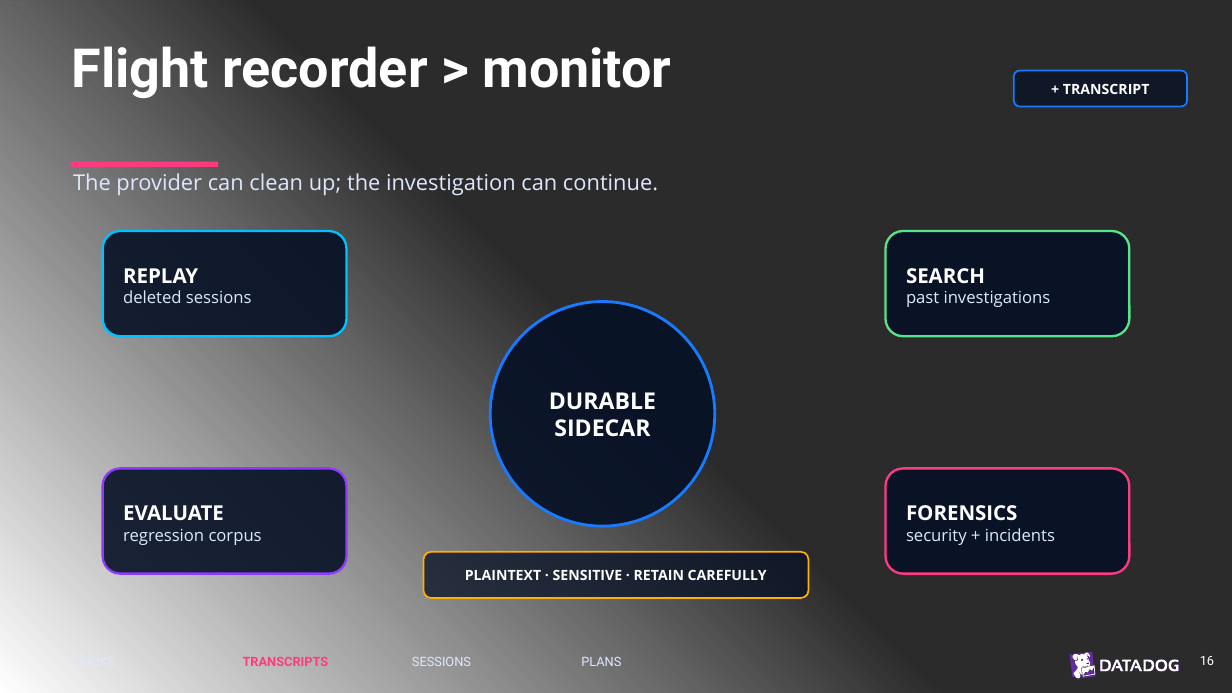
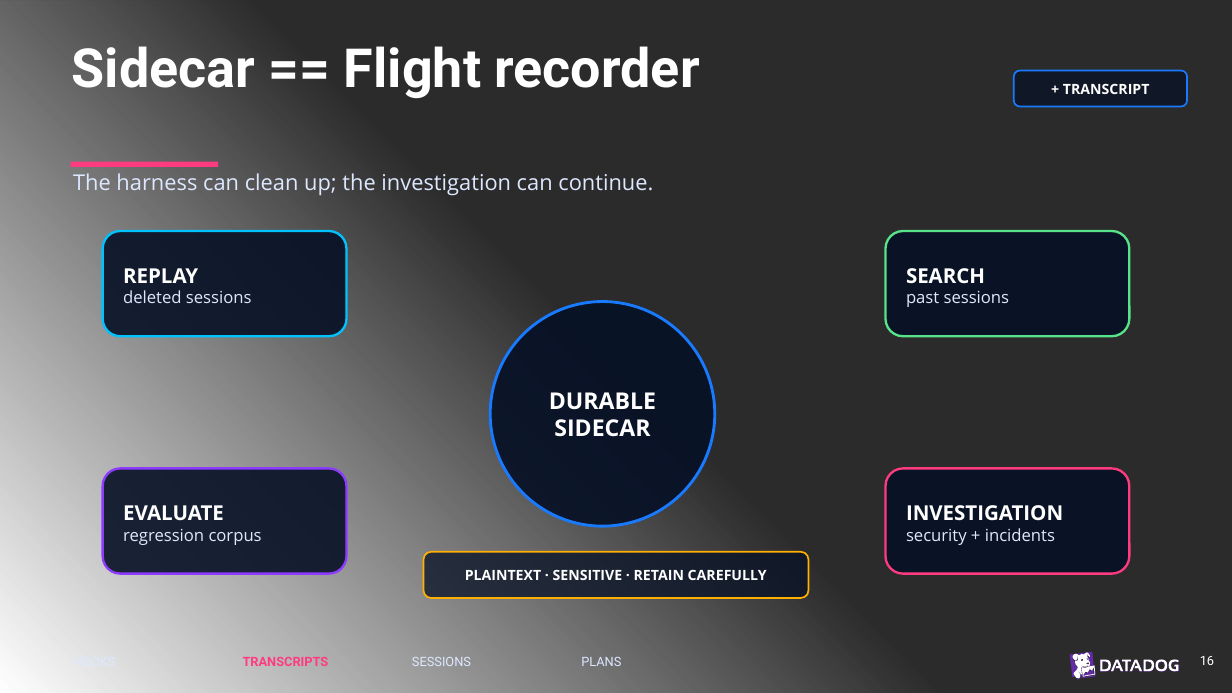
Before and after one commit to chrisnas/TechoramaNetherland2026, a slide deck: slide 18 of Harness Spy/Slides/HarnessSpy.pptx (slide 19 before the commit). Drawn at 1232x693 pixels with LibreOffice and Linux fonts; fonts in the diff are those of the drawing; background and template pictures are left out; a plain dark background stands for a picture behind light text. Boxes give left, top, right and bottom in pixels: in the first picture for what was removed or moved away, otherwise in the second. Text is boxed around its words. In the diff, an @@ line names an element or a change of style, - is before the commit and + after.

Commit message:
Improve AI session

```diff
--- a/Harness Spy/Slides/HarnessSpy.pptx
+++ b/Harness Spy/Slides/HarnessSpy.pptx
@@ text at [72,46,700,99]: text changed @@
-Flight recorder > monitor
+Sidecar == Flight recorder
@@ text at [73,173,653,196]: text changed @@
-The provider can clean up; the investigation can continue.
+The harness can clean up; the investigation can continue.
@@ text in rounded rectangle at [906,291,1010,307]: text changed @@
-past investigations
+past sessions
@@ text in rounded rectangle at [906,505,1063,521]: text changed @@
-FORENSICS
+INVESTIGATION
```
Also in this commit, not shown: 5 other slides changed, 5 slides added, 2 slides removed, 32 other files.
